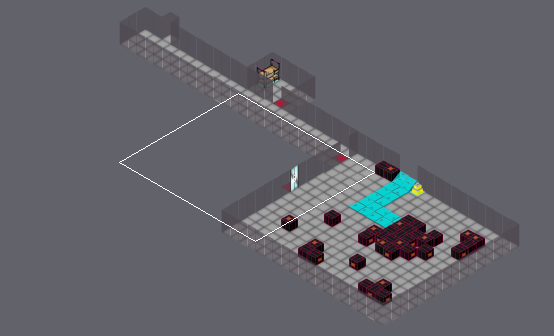
Level history. Tiled map: map/02_industria/FaseIndustria.tmx. The first picture is a wide view before the edit; the outline marks the close-up.
Close-up. Earlier state:
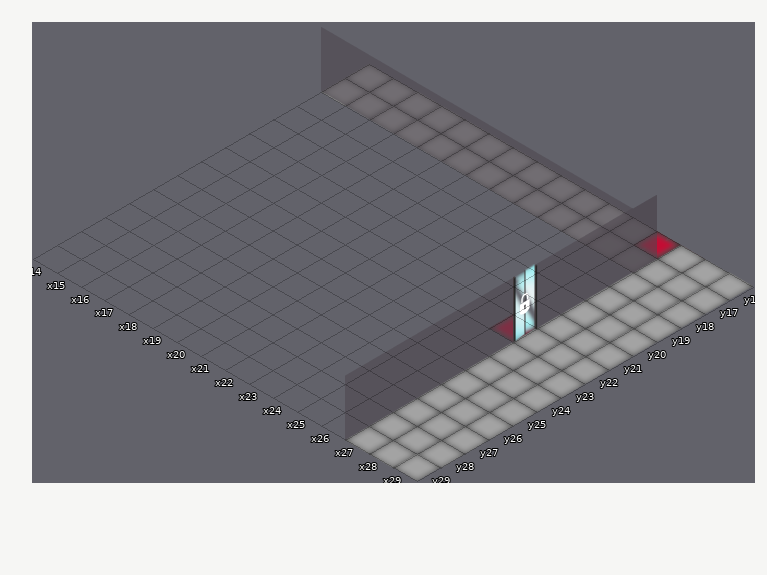
Cells are 262x152 px. Isometric: x runs down to the right, y down to the left. Shown: x 14..29, y 16..29.
Now the later version:
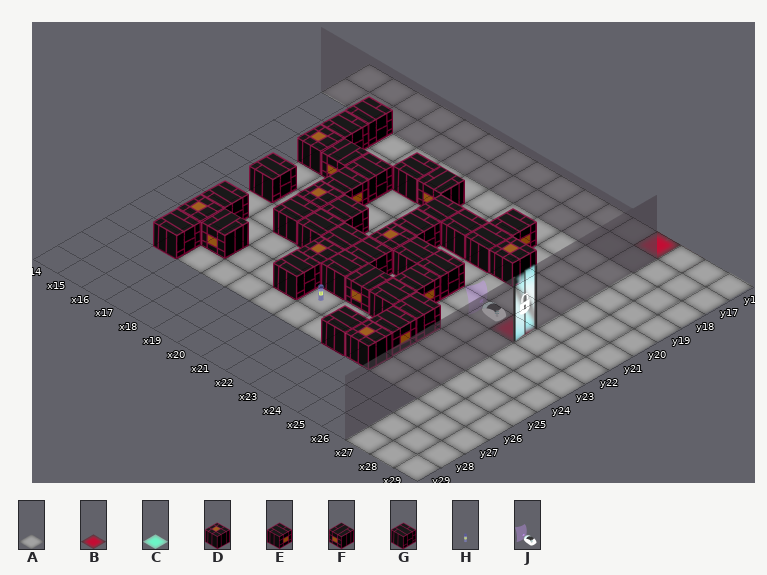
Key: from "tile_set_3": A 6, B 13, C 18; from "tile_set_4": D 28, E 29, F 30, G 31, H 64, J 65.
_ is an empty cell, . an unchanged one.
Tiles of an added or newly shown layer are drawn over the layers below it.
The exact change:
--- layer "ss_piso_deposito" (now shown)
@@ x 16..27 @@
-18 ___________.
-19 ___________.
-20 ___________.
-21 ___________.
-22 ____________
-23 ___________.
-24 ___________.
-25 ___________.
-26 ___________.
+18 CAAAAAAAAAA.
+19 CAACCAACAAA.
+20 CCCAACCCCAA.
+21 AACAACAAAAA.
+22 CACCACCCAAAB
+23 AACCCCACAAA.
+24 CAAACCCCCAA.
+25 CCAACAAACAA.
+26 CAAAAAACCAA.
--- layer "ss_objetos_deposito" (now shown)
@@ x 16..25 @@
-18 _.........
-19 _..__.._..
-20 ___..____.
-21 .._.._....
-22 _.__.___._
-23 ..____._..
-24 _..._____.
-25 __..__.._.
-26 _......__.
+18 G.........
+19 G..GF..E..
+20 DFG..GGGD.
+21 ..E..G....
+22 G.DG.DGG.J
+23 ..EGGG.E..
+24 G...DGFGG.
+25 DF..GH..E.
+26 G......GD.
